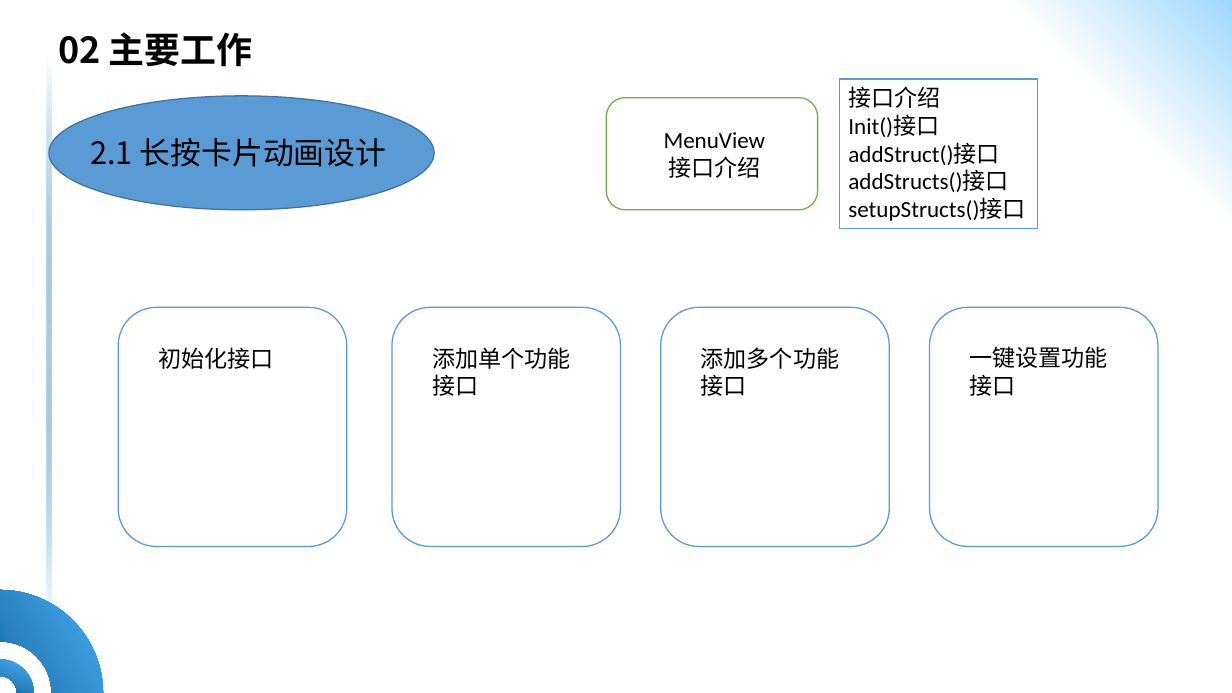
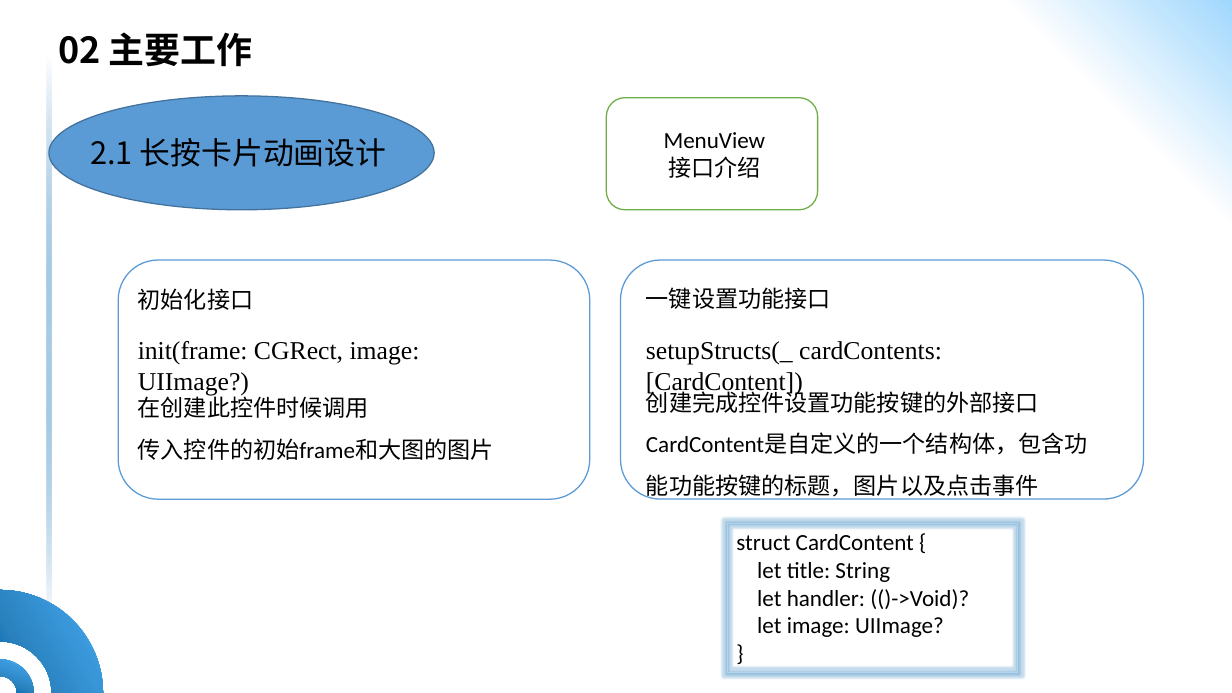
Before and after one commit to HQ-L/ppt-10.27, a slide deck: slide 8 of 答辩ppt-李慧奇.pptx. Drawn at 1232x693 pixels with LibreOffice and Linux fonts; fonts in the diff are those of the drawing; background and template pictures are left out. Boxes give left, top, right and bottom in pixels: in the first picture for what was removed or moved away, otherwise in the second. Text is boxed around its words. In the diff, an @@ line names an element or a change of style, - is before the commit and + after.

Commit message:
10.16

```diff
--- a/答辩ppt-李慧奇.pptx
+++ b/答辩ppt-李慧奇.pptx
@@ rectangle removed at (839, 79, 1037, 229) @@
-接口介绍
-Init()接口
-addStruct()接口
-addStructs()接口
-setupStructs()接口
@@ rounded rectangle: place and size @@
-rounded rectangle at (118, 308, 347, 547)
+rounded rectangle at (118, 260, 590, 499)
@@ rounded rectangle: place and size @@
-rounded rectangle at (930, 308, 1158, 547)
+rounded rectangle at (621, 260, 1144, 499)
@@ text "初始化接口": place and size @@
-text "初始化接口" at (158, 347, 273, 369)
+text "初始化接口" at (138, 288, 253, 310)
@@ text "一键设置功能接口" rewrapped from (969, 346, 1108, 396) to (646, 287, 831, 309) @@
@@ rounded rectangle removed at (392, 308, 620, 547) @@
@@ rounded rectangle removed at (661, 308, 889, 547) @@
@@ text added at (138, 341, 420, 395), 20 pt, text #000000 @@
+init(frame: CGRect, image: UIImage?)
@@ text removed at (432, 347, 571, 396) @@
-添加单个功能接口
@@ text added at (646, 341, 942, 395), 20 pt, text #000000 @@
+setupStructs(_ cardContents: [CardContent])
@@ text removed at (701, 347, 840, 396) @@
-添加多个功能接口
@@ text added at (646, 387, 1039, 500), 18 pt, text #000000 @@
+创建完成控件设置功能按键的外部接口
+CardContent是自定义的一个结构体，包含功能功能按键的标题，图片以及点击事件
@@ text added at (138, 393, 369, 418), 18 pt, text #000000 @@
+在创建此控件时候调用
+传入控件的初始frame和大图的图片
@@ rectangle added at (727, 523, 1018, 672), outline #B5D2EC 0.75 pt, 18 pt, text #000000 @@
+struct CardContent {
+let title: String
+let handler: (()->Void)?
+let image: UIImage?
+}
```
Also in this commit, not shown: 1 other slide changed, 15 slides added.
